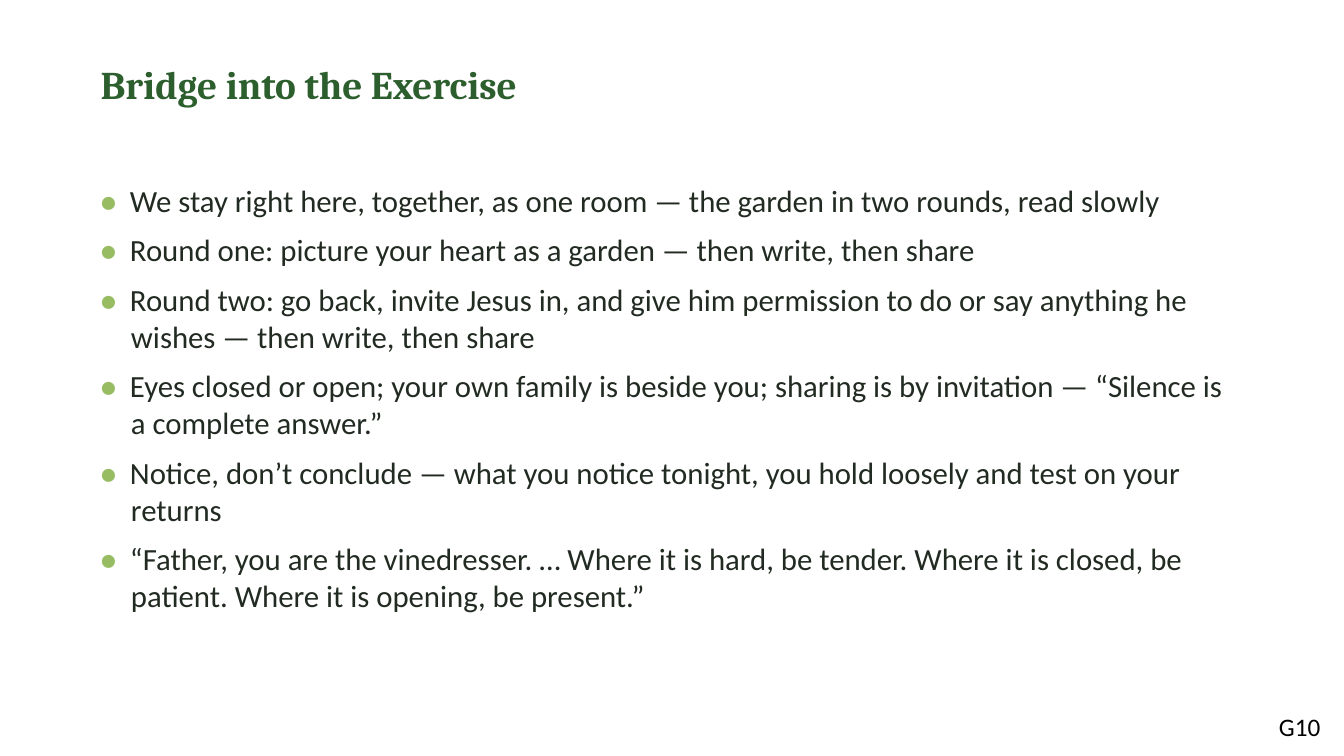
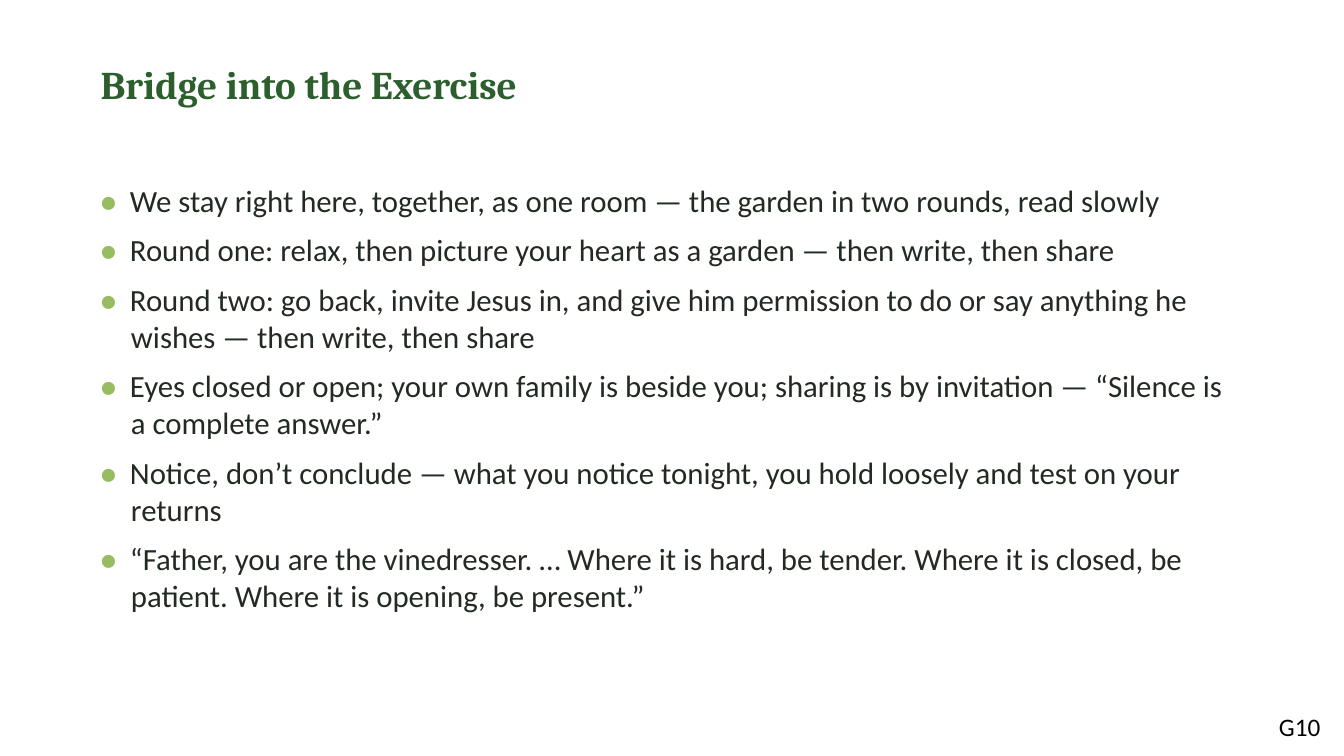
Before and after one commit to jgtittle-ministries/fellowship-of-the-heart-pilot-at-cca-dev, a slide deck: slide 10 of _implementation-notes/evening-series/FotH Evening Session 9-10 Combined Slides DRAFT v1.pptx. Drawn at 1344x756 pixels with LibreOffice and Linux fonts; fonts in the diff are those of the drawing. Boxes give left, top, right and bottom in pixels: in the first picture for what was removed or moved away, otherwise in the second. Text is boxed around its words. In the diff, an @@ line names an element or a change of style, - is before the commit and + after.

```diff
--- a/_implementation-notes/evening-series/FotH Evening Session 9-10 Combined Slides DRAFT v1.pptx
+++ b/_implementation-notes/evening-series/FotH Evening Session 9-10 Combined Slides DRAFT v1.pptx
@@ text at [130,239,1114,267]: text changed @@
-• Round one: picture your heart as a garden — then write, then share
+• Round one: relax, then picture your heart as a garden — then write, then share
```
Also in this commit, not shown: 5 other slides changed, 5 other files.
